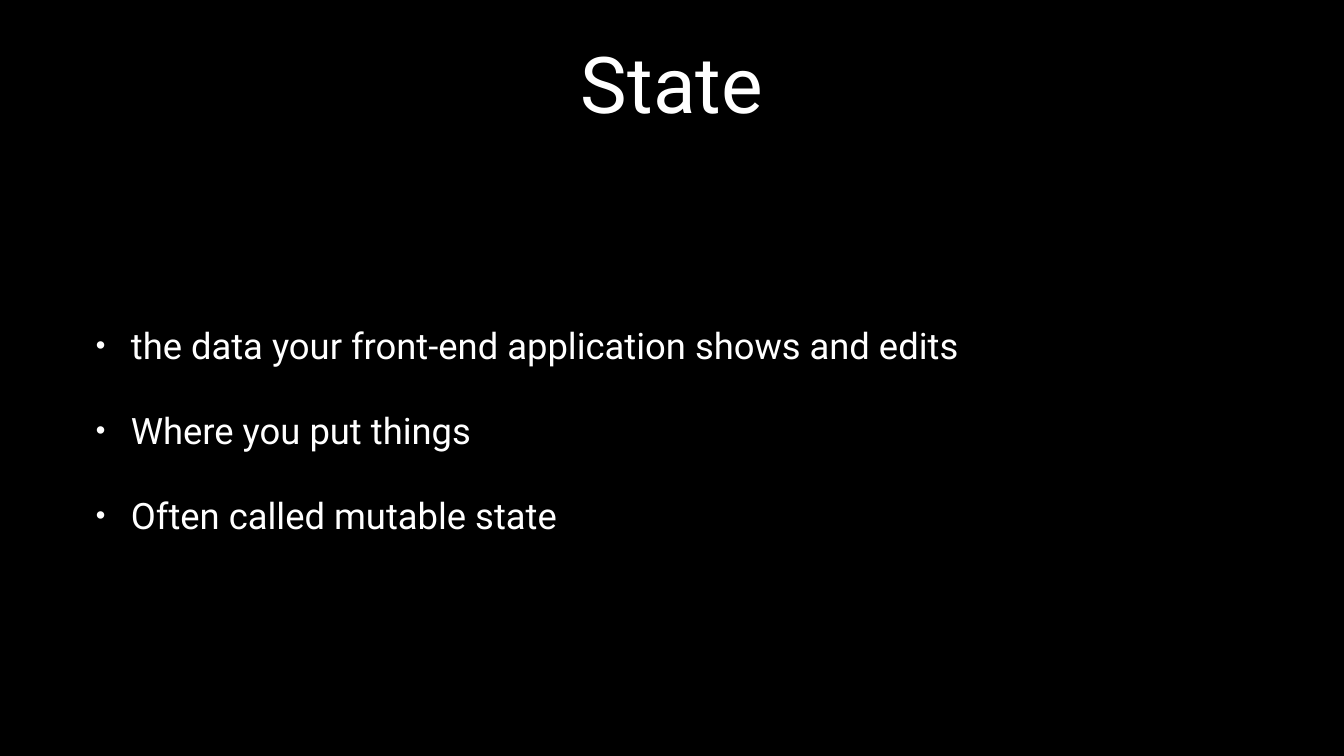
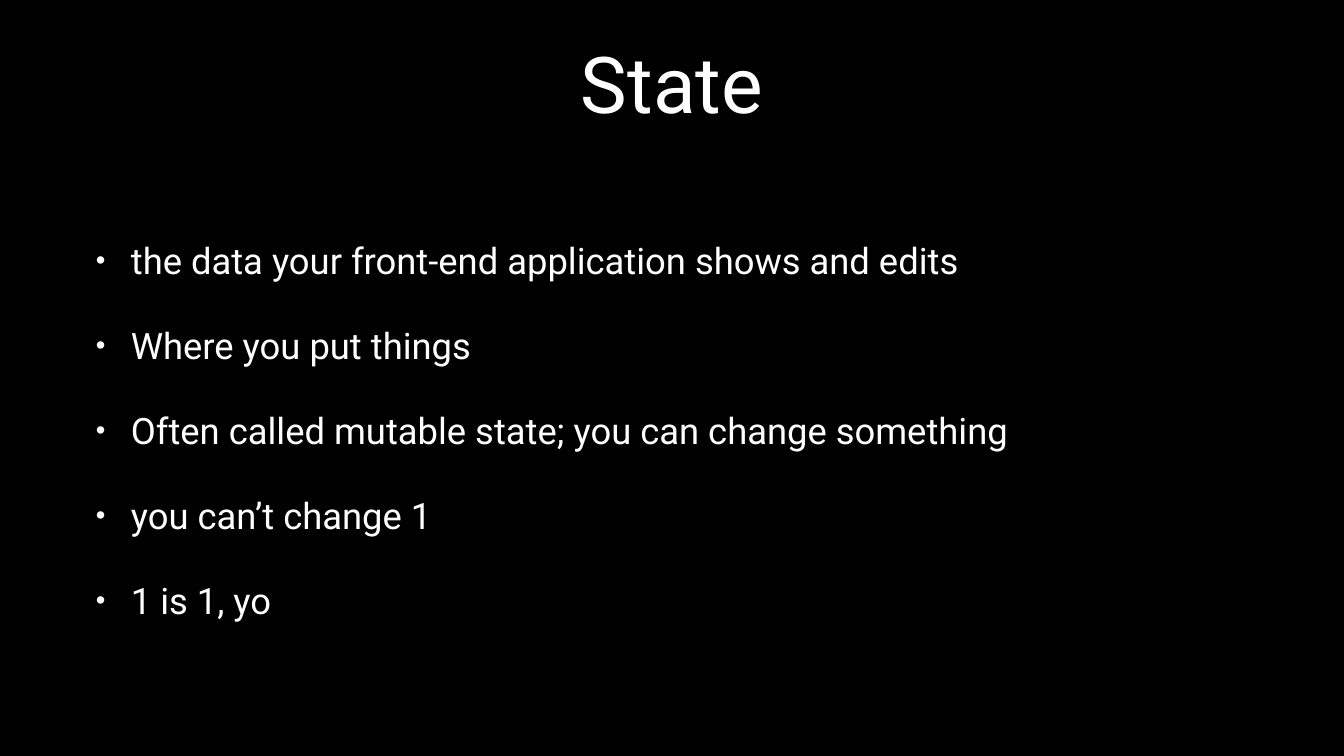
Before and after one commit to JesterXL/redux-ngredux-sagas-angular-presentation, a slide deck: slide 14 of redux-preso-nationjs-9.16.2016.pptx (slide 15 before the commit). Drawn at 1344x756 pixels with LibreOffice and Linux fonts; fonts in the diff are those of the drawing. Boxes give left, top, right and bottom in pixels: in the first picture for what was removed or moved away, otherwise in the second. Text is boxed around its words. In the diff, an @@ line names an element or a change of style, - is before the commit and + after.

```diff
--- a/redux-preso-nationjs-9.16.2016.pptx
+++ b/redux-preso-nationjs-9.16.2016.pptx
@@ text at [131, 416, 1008, 622]: text changed @@
-• Often called mutable state
+• Often called mutable state; you can change something
+• you can’t change 1
+• 1 is 1, yo
```
Also in this commit, not shown: 12 other slides changed, 7 slides added, 14 slides removed, 2 other files.
